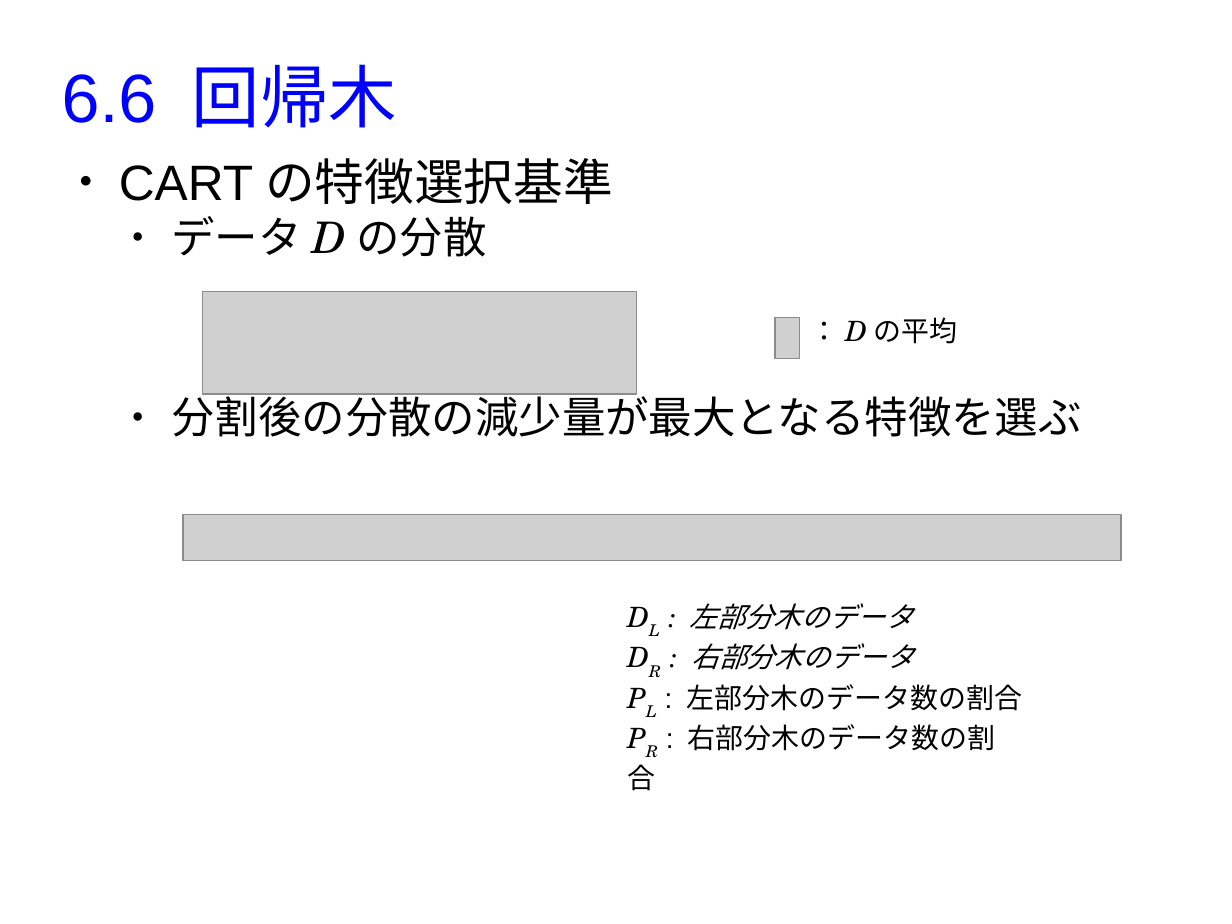
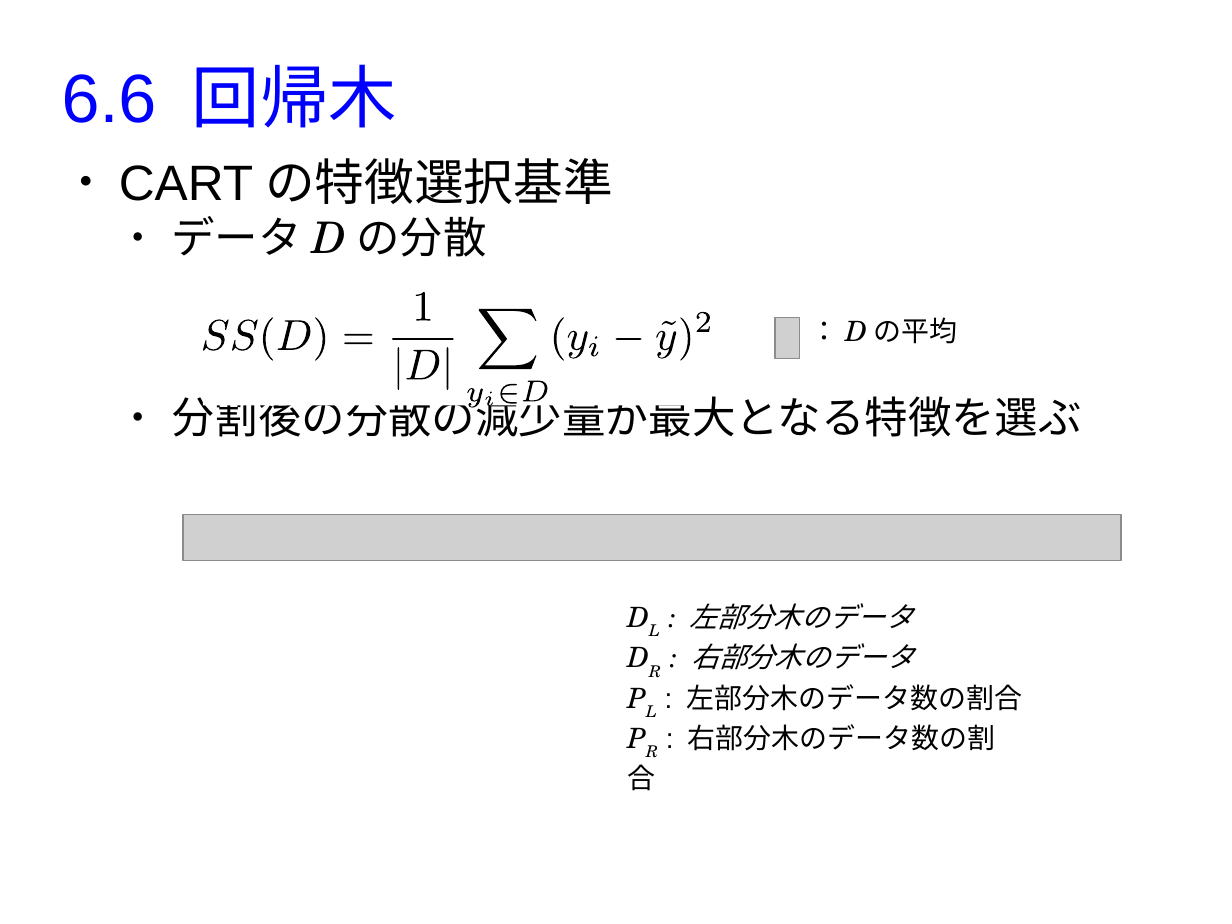
Before and after one commit to MasahiroAraki/MachineLearning, a slide deck: slide 13 of slides/chap06.odp. Drawn at 1232x924 pixels with LibreOffice and Linux fonts; fonts in the diff are those of the drawing; grey boxes stand for pictures. Boxes give left, top, right and bottom in pixels: in the first picture for what was removed or moved away, otherwise in the second. Text is boxed around its words. In the diff, an @@ line names an element or a change of style, - is before the commit and + after.

```diff
--- a/slides/chap06.odp
+++ b/slides/chap06.odp
@@ picture removed at (203,292,637,394) @@
@@ group added at (203,292,710,408): 25 freeform shapes @@
```
Also in this commit, not shown: 6 other files.
